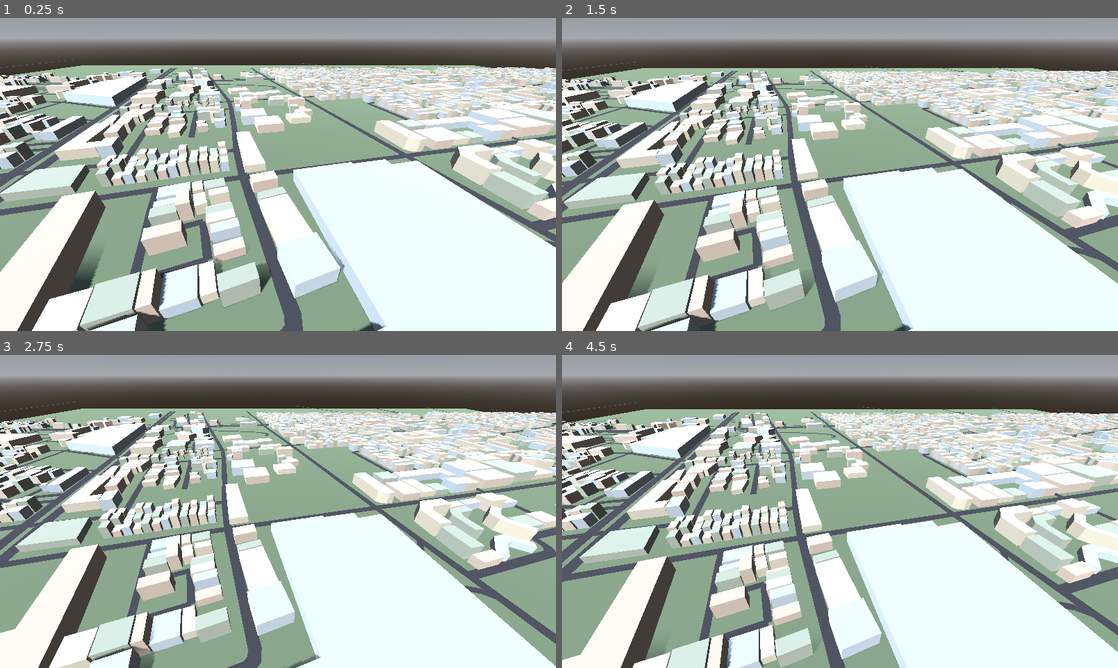
Above: before the commit, frames 1-4 (two rows, left to right).
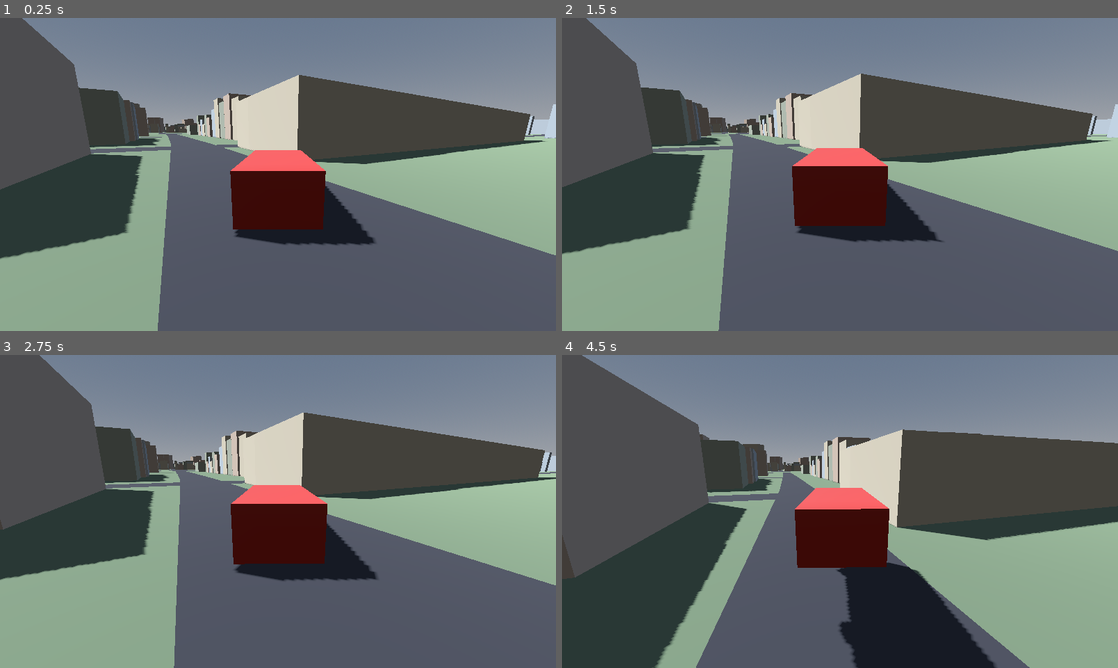
Above: after the commit, the same moments.

Repository: Stive8/RealDriver
Game: Godot game, scene res://scenes/main.tscn
Same seed, same stepped clock (60 frames per second), same inputs: the game is played once before the commit and once after it.
Inputs (mouse positions are in pixels of both pictures, inside the frame that each line leads up to):
- Up to frame 1 (0.25 s): no input
- Up to frame 2 (1.5 s): tap Enter at 0.5 s; move the mouse to (962, 158) at 0.52 s; hold D (steer_right, bound only after the commit) 0.53-1.28 s; hold E 0.53-1.28 s; click (962, 158) at 0.67 s; move the mouse to (728, 190) at 1.27 s; hold S (brake_reverse, bound only after the commit) from 1.28 s (still down); tap Q at 1.35 s
- Up to frame 3 (2.75 s): move the mouse to (333, 442) at 2.02 s; release S (brake_reverse, bound only after the commit) at 2.03 s; hold D (steer_right, bound only after the commit) from 2.03 s (still down); hold E from 2.03 s (still down)
- Up to frame 4 (4.5 s): move the mouse to (812, 574) at 2.77 s; release D (steer_right, bound only after the commit) at 2.78 s; release E at 2.78 s; hold W (accelerate, bound only after the commit) 2.78-3.53 s; tap Q at 2.85, 4.35 s; click (812, 574) at 2.92 s; move the mouse to (1006, 558) at 3.52 s; hold E 3.53-4.28 s; hold A (steer_left, bound only after the commit) from 3.53 s (still down); tap R (reset, bound only after the commit) at 4.15 s; move the mouse to (673, 464) at 4.27 s

The runs differ from the first frame. In frame 1, 92% of the frame differs, in the area x 0-100%, y 0-100%; in frame 2, 91%; in frame 3, 88%; in frame 4, 90%.

Commit message:
feat: fase 4 - vehiculo conducible con fisica VehicleBody3D y camara de persecucion
- vehicle.tscn: VehicleBody3D (masa 1200, CoM bajo) + carroceria + 4 VehicleWheel3D
  (delanteras direccion, traseras traccion). Ruedas a y=-0.4 para que el contacto
  quede bajo la caja de colision (si no, la caja apoyaba primero y las ruedas
  flotaban -> 0/4 en contacto, coche inmovil).
- vehicle.gd: acelerar/frenar/reversa, freno de mano solo traseras, direccion
  dependiente de velocidad, reset (R). Se invierte el signo de engine_force y de
  steering porque en Godot 4.4 engine_force positivo empuja hacia +Z y steering
  positivo gira a la izquierda; asi W avanza alejandose de la camara y D gira a la
  derecha. Anotado con DECISION_PENDIENTE.
- camera_rig.gd + SpringArm3D: camara en tercera persona detras y arriba (pitch -12),
  sigue posicion y yaw del coche con lerp.
- main.tscn: instancia coche y rig sobre calle cercana al origen.
- project.godot: input map (accelerate, brake_reverse, steer_left/right, handbrake, reset).

Co-Authored-By: Claude Opus 4.8 <noreply@anthropic.com>

Diff:
--- a/godot/project.godot
+++ b/godot/project.godot
@@ -18,3 +18,40 @@
 
 window/size/viewport_width=1280
 window/size/viewport_height=720
+
+[input]
+
+accelerate={
+"deadzone": 0.5,
+"events": [Object(InputEventKey,"resource_local_to_scene":false,"resource_name":"","device":0,"window_id":0,"alt_pressed":false,"shift_pressed":false,"ctrl_pressed":false,"meta_pressed":false,"pressed":false,"keycode":0,"physical_keycode":87,"key_label":0,"unicode":0,"location":0,"echo":false,"script":null)
+, Object(InputEventKey,"resource_local_to_scene":false,"resource_name":"","device":0,"window_id":0,"alt_pressed":false,"shift_pressed":false,"ctrl_pressed":false,"meta_pressed":false,"pressed":false,"keycode":0,"physical_keycode":4194320,"key_label":0,"unicode":0,"location":0,"echo":false,"script":null)
+]
+}
+brake_reverse={
+"deadzone": 0.5,
+"events": [Object(InputEventKey,"resource_local_to_scene":false,"resource_name":"","device":0,"window_id":0,"alt_pressed":false,"shift_pressed":false,"ctrl_pressed":false,"meta_pressed":false,"pressed":false,"keycode":0,"physical_keycode":83,"key_label":0,"unicode":0,"location":0,"echo":false,"script":null)
+, Object(InputEventKey,"resource_local_to_scene":false,"resource_name":"","device":0,"window_id":0,"alt_pressed":false,"shift_pressed":false,"ctrl_pressed":false,"meta_pressed":false,"pressed":false,"keycode":0,"physical_keycode":4194322,"key_label":0,"unicode":0,"location":0,"echo":false,"script":null)
+]
+}
+steer_left={
+"deadzone": 0.5,
+"events": [Object(InputEventKey,"resource_local_to_scene":false,"resource_name":"","device":0,"window_id":0,"alt_pressed":false,"shift_pressed":false,"ctrl_pressed":false,"meta_pressed":false,"pressed":false,"keycode":0,"physical_keycode":65,"key_label":0,"unicode":0,"location":0,"echo":false,"script":null)
+, Object(InputEventKey,"resource_local_to_scene":false,"resource_name":"","device":0,"window_id":0,"alt_pressed":false,"shift_pressed":false,"ctrl_pressed":false,"meta_pressed":false,"pressed":false,"keycode":0,"physical_keycode":4194319,"key_label":0,"unicode":0,"location":0,"echo":false,"script":null)
+]
+}
+steer_right={
+"deadzone": 0.5,
+"events": [Object(InputEventKey,"resource_local_to_scene":false,"resource_name":"","device":0,"window_id":0,"alt_pressed":false,"shift_pressed":false,"ctrl_pressed":false,"meta_pressed":false,"pressed":false,"keycode":0,"physical_keycode":68,"key_label":0,"unicode":0,"location":0,"echo":false,"script":null)
+, Object(InputEventKey,"resource_local_to_scene":false,"resource_name":"","device":0,"window_id":0,"alt_pressed":false,"shift_pressed":false,"ctrl_pressed":false,"meta_pressed":false,"pressed":false,"keycode":0,"physical_keycode":4194321,"key_label":0,"unicode":0,"location":0,"echo":false,"script":null)
+]
+}
+handbrake={
+"deadzone": 0.5,
+"events": [Object(InputEventKey,"resource_local_to_scene":false,"resource_name":"","device":0,"window_id":0,"alt_pressed":false,"shift_pressed":false,"ctrl_pressed":false,"meta_pressed":false,"pressed":false,"keycode":0,"physical_keycode":32,"key_label":0,"unicode":0,"location":0,"echo":false,"script":null)
+]
+}
+reset={
+"deadzone": 0.5,
+"events": [Object(InputEventKey,"resource_local_to_scene":false,"resource_name":"","device":0,"window_id":0,"alt_pressed":false,"shift_pressed":false,"ctrl_pressed":false,"meta_pressed":false,"pressed":false,"keycode":0,"physical_keycode":82,"key_label":0,"unicode":0,"location":0,"echo":false,"script":null)
+]
+}
--- a/godot/scenes/main.tscn
+++ b/godot/scenes/main.tscn
@@ -1,8 +1,10 @@
-[gd_scene load_steps=10 format=3 uid="uid://bnk7yuwjjgfte"]
+[gd_scene load_steps=12 format=3 uid="uid://bnk7yuwjjgfte"]
 
 [ext_resource type="PackedScene" path="res://scenes/debug_camera.tscn" id="1_dbgcam"]
 [ext_resource type="Material" path="res://materials/ground.tres" id="2_ground"]
 [ext_resource type="Script" uid="uid://djgjiidfb2buy" path="res://scripts/map_loader.gd" id="3_maploader"]
+[ext_resource type="PackedScene" path="res://scenes/vehicle.tscn" id="4_vehicle"]
+[ext_resource type="Script" uid="uid://hjhfbpru31ih" path="res://scripts/camera_rig.gd" id="5_camerarig"]
 
 [sub_resource type="GDScript" id="GDScript_main"]
 script/source = "extends Node3D
@@ -52,3 +54,19 @@
 
 [node name="Map" type="Node3D" parent="."]
 script = ExtResource("3_maploader")
+
+[node name="Vehicle" parent="." instance=ExtResource("4_vehicle")]
+transform = Transform3D(0.232733, 0, 0.972541, 0, 1, 0, -0.972541, 0, 0.232733, -0.55, 1, -2.29)
+
+[node name="CameraRig" type="Node3D" parent="."]
+transform = Transform3D(0.232733, 0, 0.972541, 0, 1, 0, -0.972541, 0, 0.232733, -0.55, 1, -2.29)
+script = ExtResource("5_camerarig")
+target_path = NodePath("../Vehicle")
+
+[node name="SpringArm3D" type="SpringArm3D" parent="CameraRig"]
+transform = Transform3D(1, 0, 0, 0, 0.978148, 0.207912, 0, -0.207912, 0.978148, 0, 0, 0)
+spring_length = 6.0
+margin = 0.3
+
+[node name="Camera3D" type="Camera3D" parent="CameraRig/SpringArm3D"]
+current = true
--- /dev/null
+++ b/godot/scenes/vehicle.tscn
@@ -0,0 +1,95 @@
+[gd_scene load_steps=7 format=3]
+
+[ext_resource type="Script" path="res://scripts/vehicle.gd" id="1_vehicle"]
+
+[sub_resource type="BoxMesh" id="BoxMesh_body"]
+size = Vector3(1.8, 1.2, 4.2)
+
+[sub_resource type="StandardMaterial3D" id="StandardMaterial3D_body"]
+albedo_color = Color(0.72, 0.15, 0.12, 1)
+roughness = 0.4
+
+[sub_resource type="BoxShape3D" id="BoxShape3D_body"]
+size = Vector3(1.8, 1.2, 4.2)
+
+[sub_resource type="CylinderMesh" id="CylinderMesh_wheel"]
+top_radius = 0.35
+bottom_radius = 0.35
+height = 0.28
+
+[sub_resource type="StandardMaterial3D" id="StandardMaterial3D_wheel"]
+albedo_color = Color(0.05, 0.05, 0.05, 1)
+roughness = 0.9
+
+[node name="Vehicle" type="VehicleBody3D"]
+mass = 1200.0
+center_of_mass_mode = 1
+center_of_mass = Vector3(0, -0.3, 0)
+script = ExtResource("1_vehicle")
+
+[node name="Body" type="MeshInstance3D" parent="."]
+mesh = SubResource("BoxMesh_body")
+surface_material_override/0 = SubResource("StandardMaterial3D_body")
+
+[node name="CollisionShape3D" type="CollisionShape3D" parent="."]
+shape = SubResource("BoxShape3D_body")
+
+[node name="WheelFrontLeft" type="VehicleWheel3D" parent="."]
+transform = Transform3D(1, 0, 0, 0, 1, 0, 0, 0, 1, -0.78, -0.4, -1.35)
+use_as_steering = true
+wheel_radius = 0.35
+suspension_travel = 0.25
+suspension_stiffness = 45.0
+damping_compression = 4.0
+damping_relaxation = 4.5
+wheel_friction_slip = 2.5
+
+[node name="WheelMesh" type="MeshInstance3D" parent="WheelFrontLeft"]
+rotation_degrees = Vector3(0, 0, 90)
+mesh = SubResource("CylinderMesh_wheel")
+surface_material_override/0 = SubResource("StandardMaterial3D_wheel")
+
+[node name="WheelFrontRight" type="VehicleWheel3D" parent="."]
+transform = Transform3D(1, 0, 0, 0, 1, 0, 0, 0, 1, 0.78, -0.4, -1.35)
+use_as_steering = true
+wheel_radius = 0.35
+suspension_travel = 0.25
+suspension_stiffness = 45.0
+damping_compression = 4.0
+damping_relaxation = 4.5
+wheel_friction_slip = 2.5
+
+[node name="WheelMesh" type="MeshInstance3D" parent="WheelFrontRight"]
+rotation_degrees = Vector3(0, 0, 90)
+mesh = SubResource("CylinderMesh_wheel")
+surface_material_override/0 = SubResource("StandardMaterial3D_wheel")
+
+[node name="WheelRearLeft" type="VehicleWheel3D" parent="."]
+transform = Transform3D(1, 0, 0, 0, 1, 0, 0, 0, 1, -0.78, -0.4, 1.35)
+use_as_traction = true
+wheel_radius = 0.35
+suspension_travel = 0.25
+suspension_stiffness = 45.0
+damping_compression = 4.0
+damping_relaxation = 4.5
+wheel_friction_slip = 2.5
+
+[node name="WheelMesh" type="MeshInstance3D" parent="WheelRearLeft"]
+rotation_degrees = Vector3(0, 0, 90)
+mesh = SubResource("CylinderMesh_wheel")
+surface_material_override/0 = SubResource("StandardMaterial3D_wheel")
+
+[node name="WheelRearRight" type="VehicleWheel3D" parent="."]
+transform = Transform3D(1, 0, 0, 0, 1, 0, 0, 0, 1, 0.78, -0.4, 1.35)
+use_as_traction = true
+wheel_radius = 0.35
+suspension_travel = 0.25
+suspension_stiffness = 45.0
+damping_compression = 4.0
+damping_relaxation = 4.5
+wheel_friction_slip = 2.5
+
+[node name="WheelMesh" type="MeshInstance3D" parent="WheelRearRight"]
+rotation_degrees = Vector3(0, 0, 90)
+mesh = SubResource("CylinderMesh_wheel")
+surface_material_override/0 = SubResource("StandardMaterial3D_wheel")
--- /dev/null
+++ b/godot/scripts/camera_rig.gd
@@ -0,0 +1,24 @@
+extends Node3D
+
+const POSITION_LERP_SPEED := 8.0
+const YAW_LERP_SPEED := 4.0
+
+@export var target_path: NodePath
+
+var _target: Node3D
+
+
+func _ready() -> void:
+	_target = get_node_or_null(target_path)
+	if _target == null:
+		push_error("CameraRig: target_path no resuelve a ningún nodo (%s)" % target_path)
+		return
+	global_position = _target.global_position
+	rotation.y = _target.rotation.y
+
+
+func _physics_process(delta: float) -> void:
+	if _target == null:
+		return
+	global_position = global_position.lerp(_target.global_position, delta * POSITION_LERP_SPEED)
+	rotation.y = lerp_angle(rotation.y, _target.rotation.y, delta * YAW_LERP_SPEED)
--- /dev/null
+++ b/godot/scripts/vehicle.gd
@@ -0,0 +1,84 @@
+extends VehicleBody3D
+
+# DECISION_PENDIENTE: la especificación pide las ruedas en y=0.1, pero con la carrocería
+# (BoxShape3D de 1.2 m de alto centrada en el origen, base en y=-0.6) el raycast de
+# suspensión de cada rueda (rest_length 0.15 + radio 0.35 = 0.5 m) solo alcanza y=-0.4,
+# por encima de la base de la caja: la caja tocaba el suelo antes que las ruedas y estas
+# quedaban en el aire (0/4 en contacto), por lo que engine_force no movía el coche.
+# Bajé el origen de las 4 ruedas a y=-0.4 en vehicle.tscn para que el contacto quede bajo
+# la caja (4/4 en contacto, coche conducible). Revisar con el arquitecto la geometría
+# carrocería/ruedas.
+
+# DECISION_PENDIENTE: la especificación asume que engine_force positivo = avanzar,
+# pero se midió que en Godot 4.4 el VehicleBody3D con esta configuración de ruedas avanza
+# hacia su +Z con engine_force positivo (es decir, positivo = marcha atrás geométrica).
+# Para que "acelerar" lleve el coche hacia su frente (-Z, donde están las ruedas de dirección)
+# y se aleje de la cámara, se invierte el signo: ENGINE_FORCE_MAX negativo = avanzar,
+# REVERSE_FORCE_MAX positivo = retroceder. Revisar convención con el arquitecto.
+const ENGINE_FORCE_MAX := -2500.0
+const REVERSE_FORCE_MAX := 1200.0
+const BRAKE_FORCE := 40.0
+const HANDBRAKE_FORCE := 60.0
+const STEER_LERP_SPEED := 6.0
+const MAX_STEER_BASE := 0.55
+const STEER_SPEED_REF := 40.0
+const STEER_MIN_FACTOR := 0.35
+const RESET_LIFT := 2.0
+
+## Por debajo de esta velocidad, mantener "brake_reverse" pasa de frenar a dar marcha atrás.
+const BRAKE_TO_REVERSE_SPEED := 0.5
+
+@onready var _front_wheels: Array[VehicleWheel3D] = [$WheelFrontLeft, $WheelFrontRight]
+@onready var _rear_wheels: Array[VehicleWheel3D] = [$WheelRearLeft, $WheelRearRight]
+
+
+func _physics_process(delta: float) -> void:
+	if Input.is_action_just_pressed("reset"):
+		_reset()
+
+	var accel := Input.get_action_strength("accelerate")
+	var brake_input := Input.get_action_strength("brake_reverse")
+	# D (derecha) da +1. En Godot, steering positivo gira a la IZQUIERDA, así que se
+	# negará abajo para que D gire a la derecha (coherente con el avance invertido).
+	var steer_dir := Input.get_axis("steer_left", "steer_right")
+	var handbrake_on := Input.is_action_pressed("handbrake")
+
+	# DECISION_PENDIENTE: el frenado se aplica directamente por rueda (VehicleWheel3D.brake)
+	# en vez de usar VehicleBody3D.brake, para poder limitar el freno de mano a las traseras
+	# sin depender de cómo distribuye el motor de físicas el valor del body.
+	if handbrake_on:
+		engine_force = 0.0
+		_set_brakes(0.0, HANDBRAKE_FORCE)
+	elif accel > 0.0:
+		engine_force = accel * ENGINE_FORCE_MAX
+		_set_brakes(0.0, 0.0)
+	elif brake_input > 0.0:
+		if linear_velocity.length() > BRAKE_TO_REVERSE_SPEED:
+			engine_force = 0.0
+			_set_brakes(BRAKE_FORCE, BRAKE_FORCE)
+		else:
+			engine_force = brake_input * REVERSE_FORCE_MAX
+			_set_brakes(0.0, 0.0)
+	else:
+		engine_force = 0.0
+		_set_brakes(0.0, 0.0)
+
+	var speed := linear_velocity.length()
+	var max_steer: float = MAX_STEER_BASE * clamp(1.0 - speed / STEER_SPEED_REF, STEER_MIN_FACTOR, 1.0)
+	steering = lerp(steering, -steer_dir * max_steer, delta * STEER_LERP_SPEED)
+
+
+func _set_brakes(front_force: float, rear_force: float) -> void:
+	for wheel in _front_wheels:
+		wheel.brake = front_force
+	for wheel in _rear_wheels:
+		wheel.brake = rear_force
+
+
+func _reset() -> void:
+	var yaw := rotation.y
+	global_position += Vector3.UP * RESET_LIFT
+	rotation = Vector3(0.0, yaw, 0.0)
+	linear_velocity = Vector3.ZERO
+	angular_velocity = Vector3.ZERO
+	print("vehículo reiniciado en %s" % global_position)
Not shown, added: godot/scripts/camera_rig.gd.uid
Not shown, added: godot/scripts/vehicle.gd.uid
